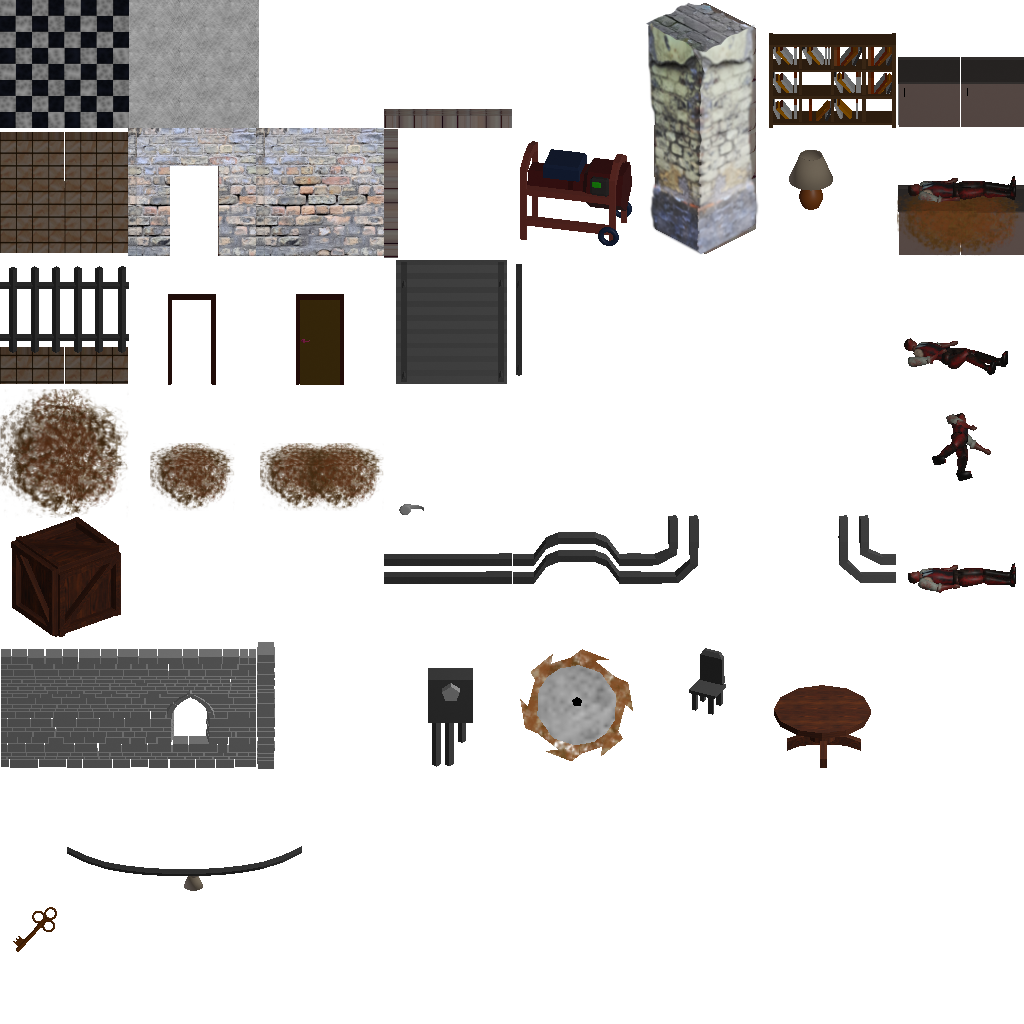
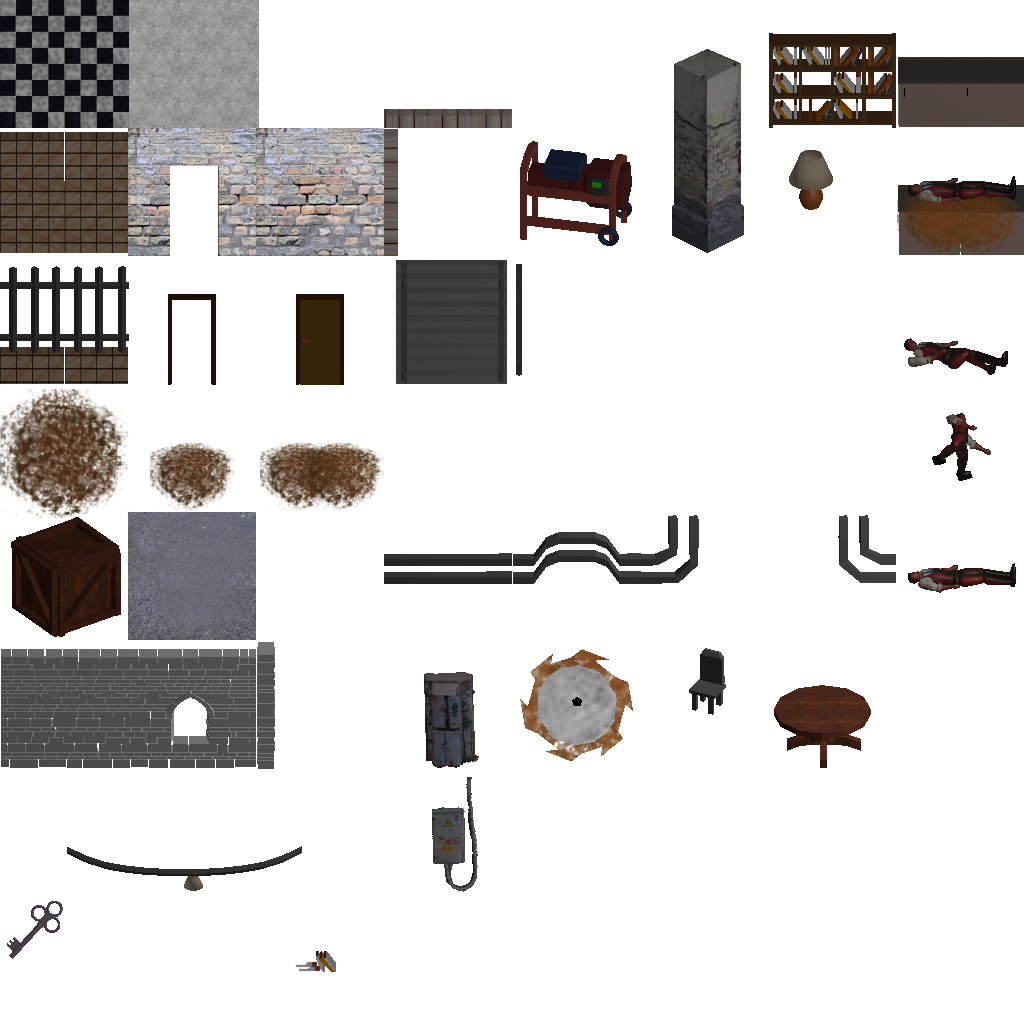
Revision of a layered 1024x1024 image; what changed, layer by layer:
added layer "rendered.png copy" above "lightRays" over [295, 951, 337, 972]
hid "pillarSides" over [648, 22, 759, 255]
hid "pillarTop" over [646, 2, 755, 55]
added layer "override" above "tilesTop.png" over [4, 2, 961, 891]
painted on "tilesTop.png" over [4, 2, 961, 952]
added layer "rendered.png" over [4, 2, 961, 959]